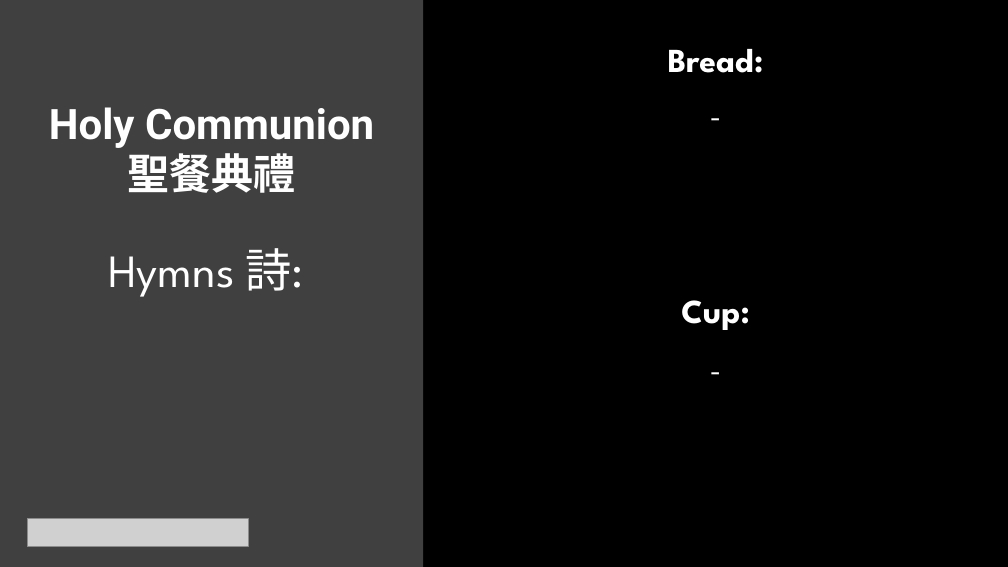
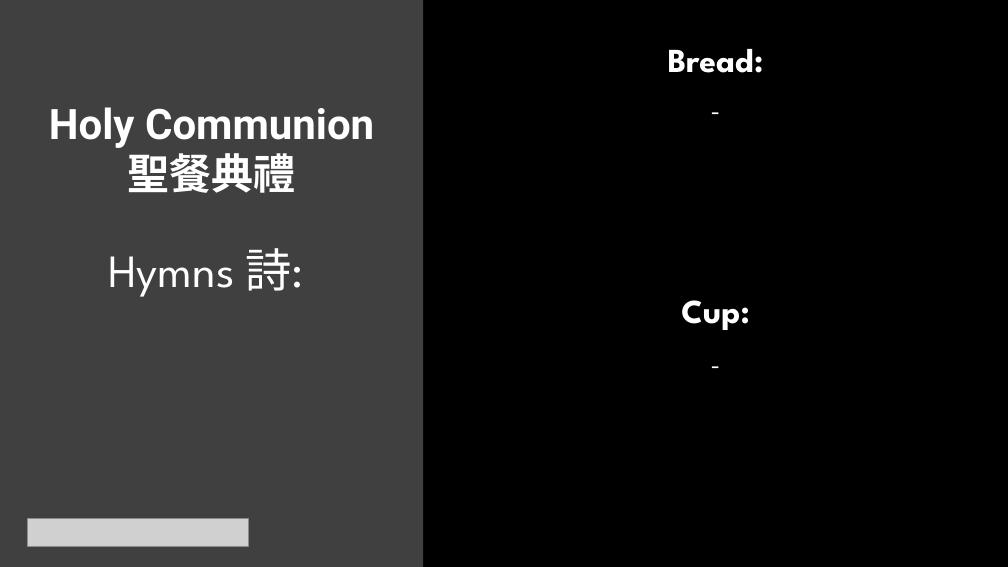
Before and after one commit to calebchanwy/tjc-powerpoint, a slide deck: slide 4 of TJCPowerPoint/bin/Debug/Files/ServiceWidescreen.pptx. Drawn at 1008x567 pixels with LibreOffice and Linux fonts; fonts in the diff are those of the drawing; grey boxes stand for pictures. Boxes give left, top, right and bottom in pixels: in the first picture for what was removed or moved away, otherwise in the second. Text is boxed around its words. In the diff, an @@ line names an element or a change of style, - is before the commit and + after.

```diff
--- a/TJCPowerPoint/bin/Debug/Files/ServiceWidescreen.pptx
+++ b/TJCPowerPoint/bin/Debug/Files/ServiceWidescreen.pptx
@@ text "-" at <box>423,76,1008,123</box>: size 28 to 24 pt @@
@@ text "-" at <box>423,330,1008,377</box>: size 28 to 24 pt @@
```
Also in this commit, not shown: 1 other slide changed, 16 other files.
